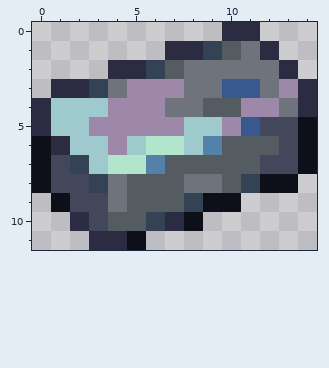
Pixel-art sprite -- Content/Items/Materials/SeleniteBar.png. Above is the file before it was changed.
The file is 30x24 pixels, drawn in blocks of 2x2; one block is one cell here. Colours within 5 levels of each other are drawn and written as one.
Now the later version:
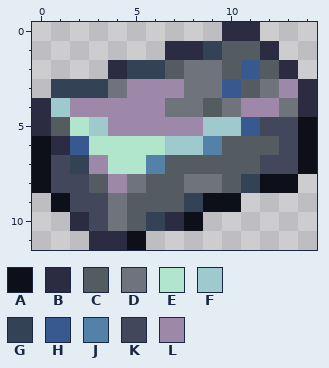
Palette (. is transparent): A #0d0f19  B #2b2c42  C #545c62  D #6f747c  E #b1e6cc  F #9ecace  G #334355  H #385890  J #5381a7  K #43475c  L #9d88a9
What changed:
y 1: x 11 D -> C
y 2: x 5 B -> G; x 10..12 DDD -> CHC
y 3: x 1..2 BB -> GG; x 11 H -> C
y 4: x 2..3 FF -> LL; x 10 C -> D
y 5: x 1..3 FFL -> CEF; x 8 F -> L; x 10 L -> F
y 6: x 2..5 FFLF -> HEEE; x 7 E -> F
y 7: x 3 F -> L
y 8: x 3..5 GDC -> CLD
y 10: x 4 C -> D
